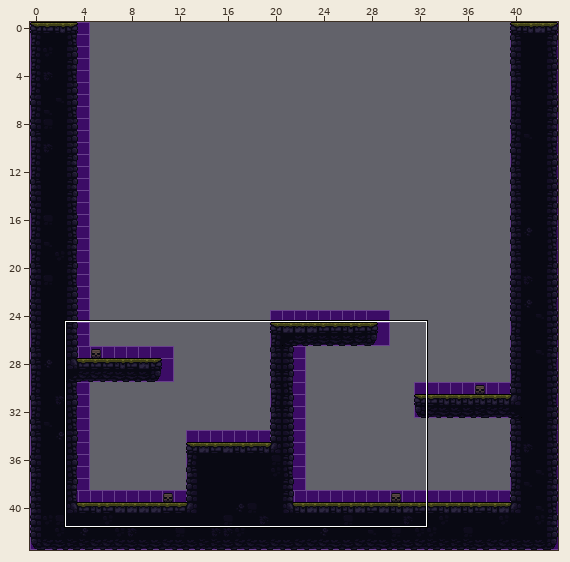
Tiled map: Assets/_Game/Tiled/Maps/b1/Level_2.tmx. The first picture is a wide view before the edit; the outline marks the close-up.
Close-up. First the earlier version:
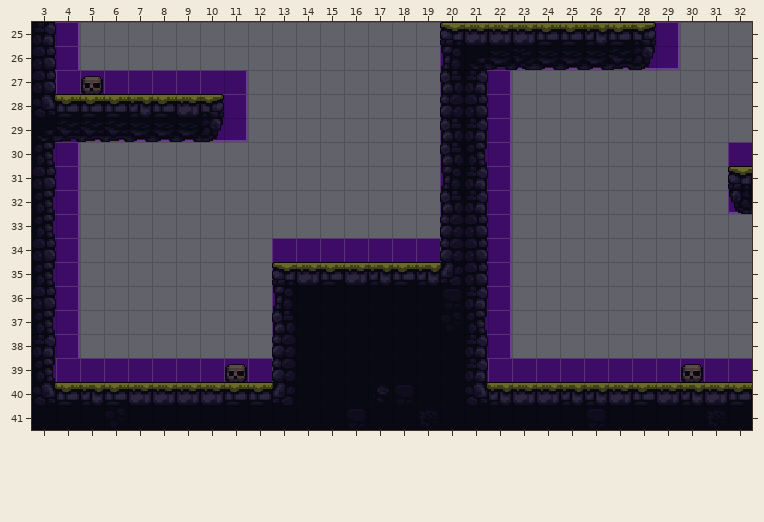
Cells are 16x16 px. Shown: x 3..32, y 25..41. The commit also changed other parts of the map, which this record leaves out.
The same view after the edit:
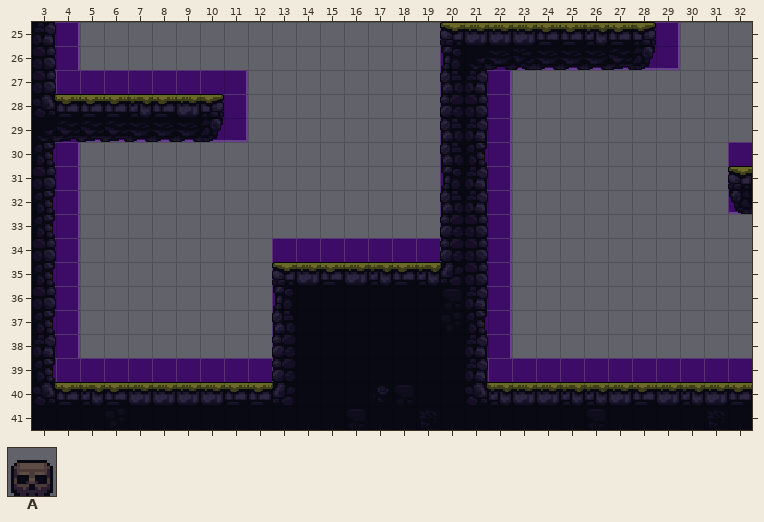
Key: from "b1": A 49.
_ is an empty cell.
Tiles replaced or removed in this view: A.
The commit says: Remove decorations layer
From old to new:
Changed rows in their new state; . is an unchanged cell.
Layer "decorations" (removed):
first column x 5:
27 _
first column x 11:
39 _.................._
Boxes around the changes in both close-ups, in picture pixels (x1, y1, x2, y2):
removed: (81, 76, 103, 94)
removed: (225, 364, 247, 382)
removed: (681, 364, 703, 382)
